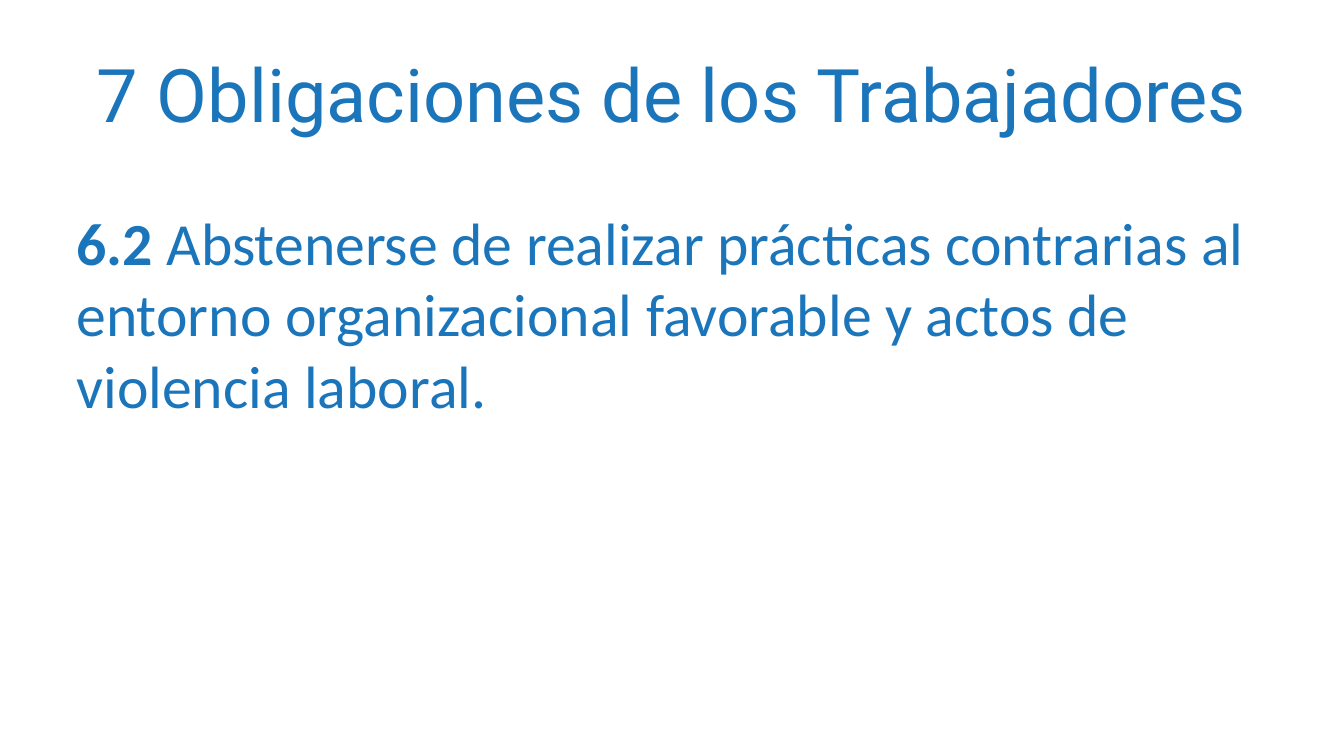
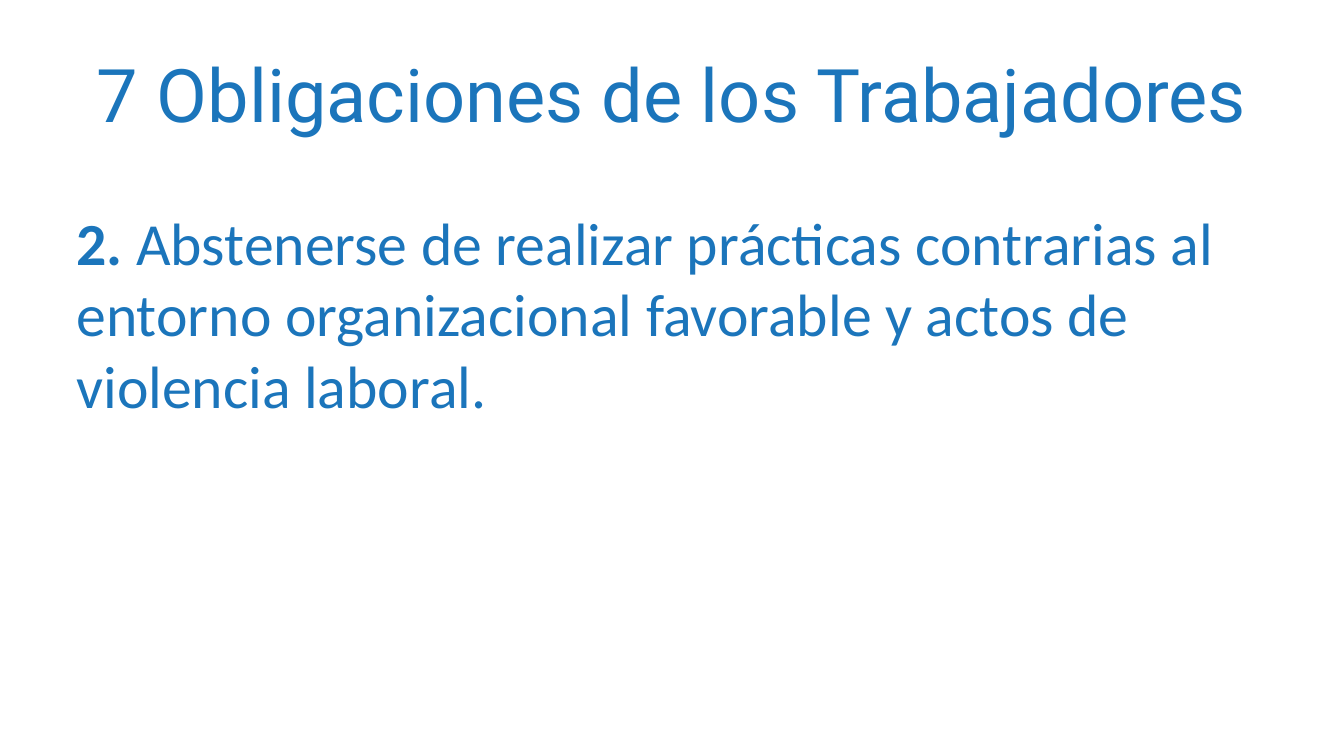
Before and after one commit to Adrifelcha/afchavez-019, a slide deck: slide 31 of Applied Cognitive Diagnostics/Curso Breve - FRP/Mis presentaciones/CB_Modulo-1.pptx. Drawn at 1344x756 pixels with LibreOffice and Linux fonts; fonts in the diff are those of the drawing; background and template pictures are left out. Boxes give left, top, right and bottom in pixels: in the first picture for what was removed or moved away, otherwise in the second. Text is boxed around its words. In the diff, an @@ line names an element or a change of style, - is before the commit and + after.

```diff
--- a/Applied Cognitive Diagnostics/Curso Breve - FRP/Mis presentaciones/CB_Modulo-1.pptx
+++ b/Applied Cognitive Diagnostics/Curso Breve - FRP/Mis presentaciones/CB_Modulo-1.pptx
@@ text at (76, 223, 1213, 409): text changed @@
-6.2 Abstenerse de realizar prácticas contrarias al entorno organizacional favorable y actos de violencia laboral.
+2. Abstenerse de realizar prácticas contrarias al entorno organizacional favorable y actos de violencia laboral.
```
Also in this commit, not shown: 3 other slides changed, 1 other file.
